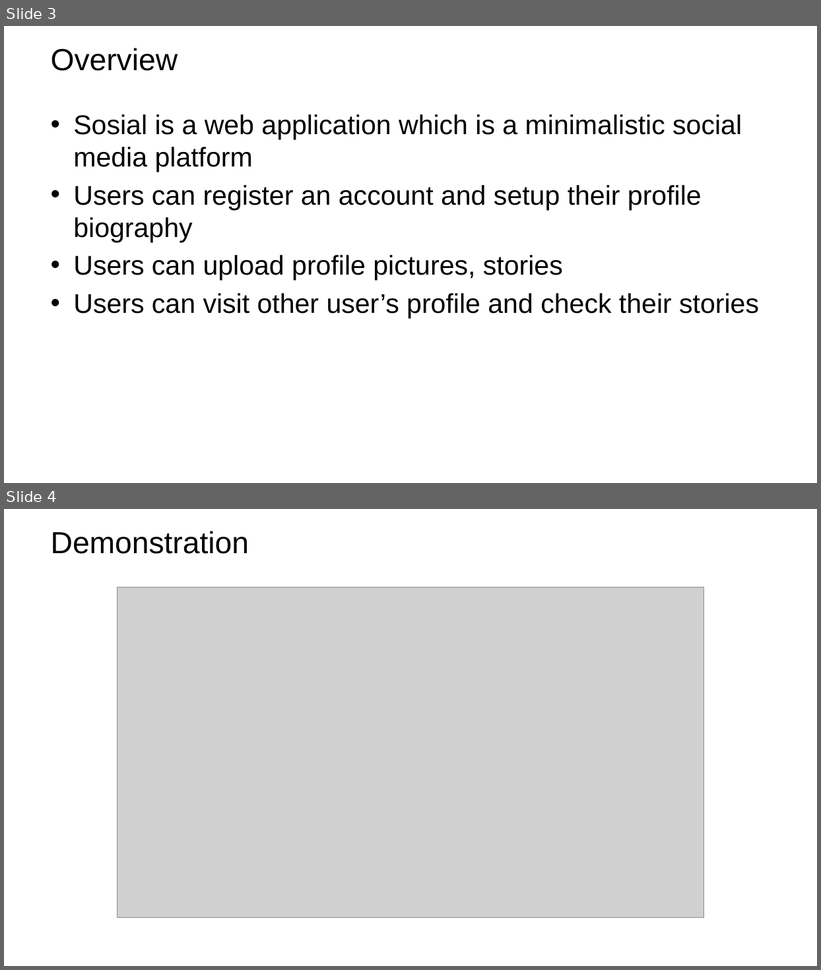
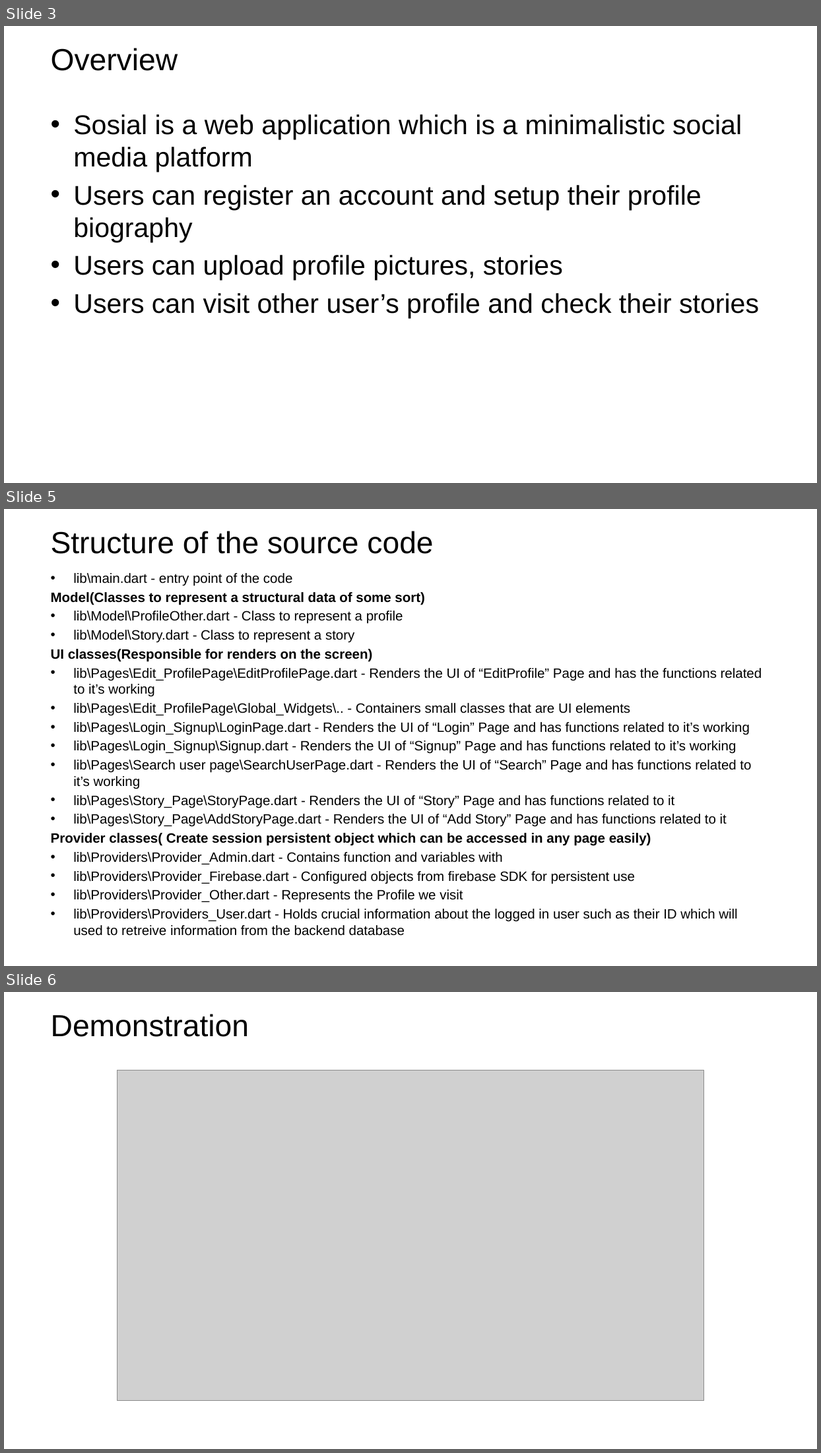
Before and after one commit to Kukupie123/sosial, a slide deck: Project/Summer Internship Project.pptx. Shown one above the other, each under a label of ours: slides 3 and 4 before the commit, slides 3, 5 and 6 after it; the slides between them are not shown. The pictures are 821x970 and 821x1453 pixels, drawn with LibreOffice and Linux fonts; fonts in the diff are those of the drawing; grey boxes stand for pictures; background and template pictures are left out. Boxes give left, top, right and bottom in pixels: in the first picture for what was removed or moved away, otherwise in the second. Text is boxed around its words. In the diff, an @@ line names an element or a change of style, - is before the commit and + after.

```diff
--- a/Project/Summer Internship Project.pptx
+++ b/Project/Summer Internship Project.pptx
@@ slide 5 added at (4, 509, 817, 966), background picture (left out) @@
@@ title added at (51, 531, 433, 554), 36 pt, text #000000 @@
+Structure of the source code
@@ text added at (51, 573, 762, 936), 16 pt, text #000000 @@
+• lib\main.dart - entry point of the code
+Model(Classes to represent a structural data of some sort)
+• lib\Model\ProfileOther.dart - Class to represent a profile
+• lib\Model\Story.dart - Class to represent a story
+UI classes(Responsible for renders on the screen)
+• lib\Pages\Edit_ProfilePage\EditProfilePage.dart - Renders the UI of “EditProfile” Page and has the functions related to it’s working
+• lib\Pages\Edit_ProfilePage\Global_Widgets\.. - Containers small classes that are UI elements
+• lib\Pages\Login_Signup\LoginPage.dart - Renders the UI of “Login” Page and has functions related to it’s working
+• lib\Pages\Login_Signup\Signup.dart - Renders the UI of “Signup” Page and has functions related to it’s working
+• lib\Pages\Search user page\SearchUserPage.dart - Renders the UI of “Search” Page and has functions related to it’s working
+• lib\Pages\Story_Page\StoryPage.dart - Renders the UI of “Story” Page and has functions related to it
+• lib\Pages\Story_Page\AddStoryPage.dart - Renders the UI of “Add Story” Page and has functions related to it
+Provider classes( Create session persistent object which can be accessed in any page easily)
+• lib\Providers\Provider_Admin.dart - Contains function and variables with
+• lib\Providers\Provider_Firebase.dart - Configured objects from firebase SDK for persistent use
+• lib\Providers\Provider_Other.dart - Represents the Profile we visit
+• lib\Providers\Providers_User.dart - Holds crucial information about the logged in user such as their ID which will used to retreive information from the backend database
@@ what was slide 4 is now slide 6 @@
```
Also in this commit, not shown: 1 slide changed, 1 other slide added, 2 slides removed, 1 other file.
